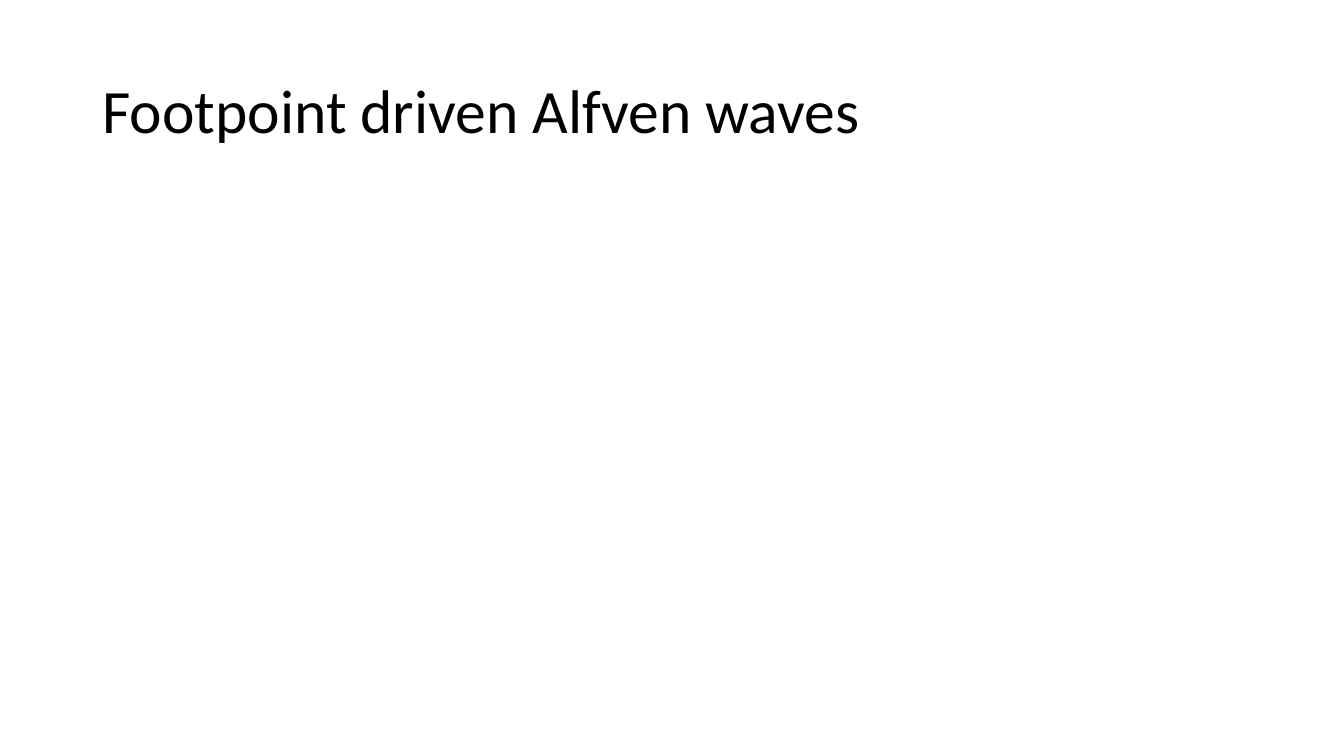
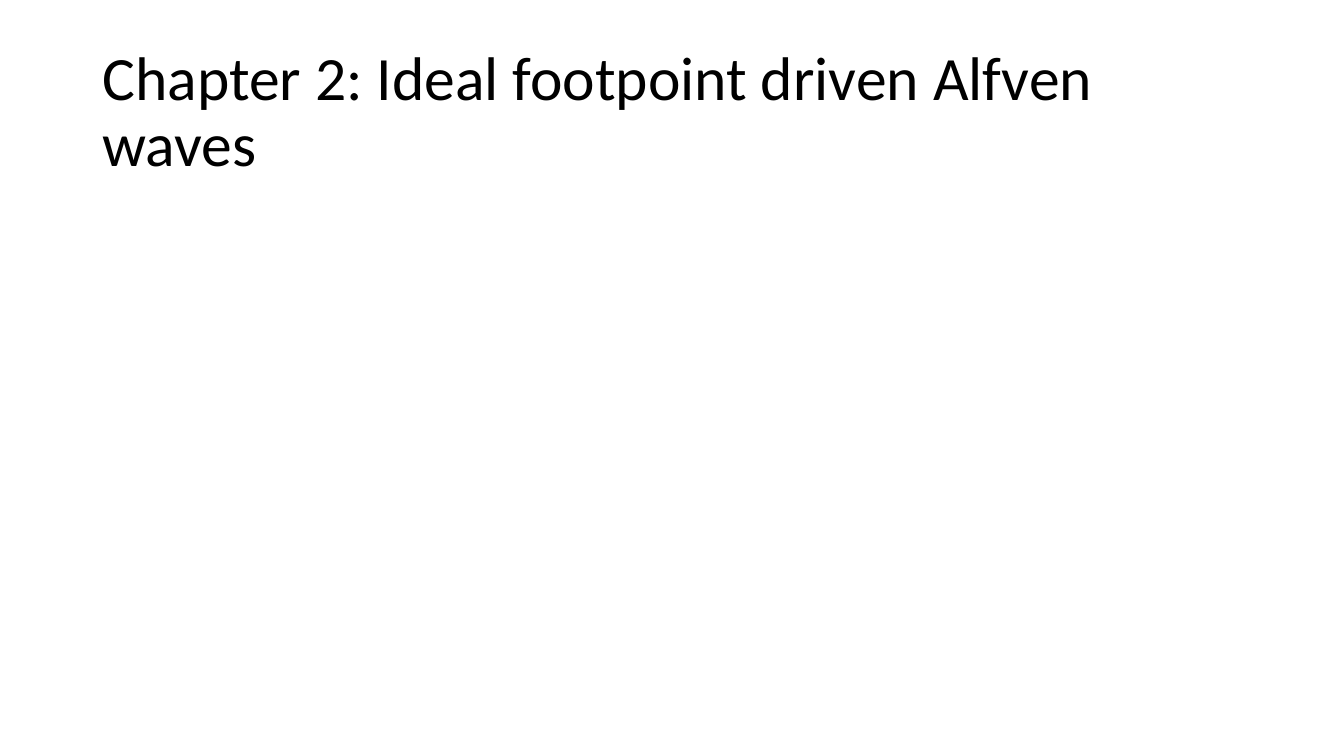
Before and after one commit to aleksyprok/apkp_thesis, a slide deck: slide 3 of Presentation/thesis_overview.pptx (slide 2 before the commit). Drawn at 1344x756 pixels with LibreOffice and Linux fonts; fonts in the diff are those of the drawing. Boxes give left, top, right and bottom in pixels: in the first picture for what was removed or moved away, otherwise in the second. Text is boxed around its words. In the diff, an @@ line names an element or a change of style, - is before the commit and + after.

Commit message:
ppt

```diff
--- a/Presentation/thesis_overview.pptx
+++ b/Presentation/thesis_overview.pptx
@@ title at [102, 57, 1092, 167]: text changed @@
-Footpoint driven Alfven waves
+Chapter 2: Ideal footpoint driven Alfven waves
```
Also in this commit, not shown: 1 slide added.
